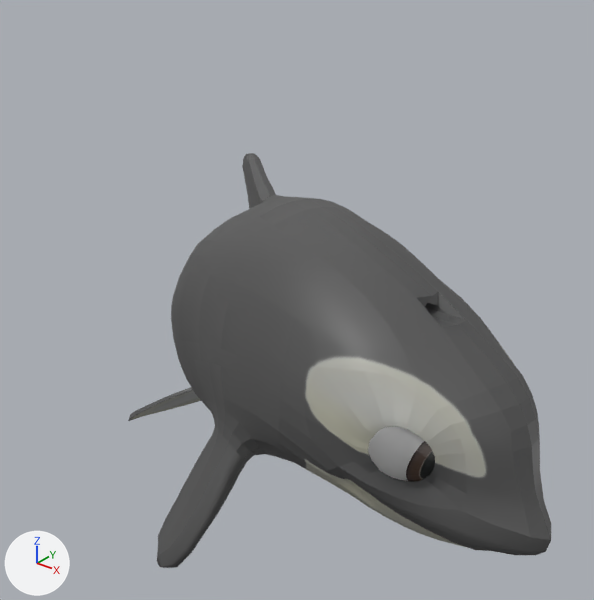
Two versions of the FBX model FirstPersonWhale/Assets/Animation/scarlet_rock_point_idle.fbx, one commit apart.
The view is the same before and after, from a camera (50 mm lens) standing at (2.31, -2.76, 1.46) and looking at (0.37, -0.34, -0.05). Lighting does not change. The marker at lower left points along +X, +Y and +Z. Both versions are drawn at frame 91 of the action 'Take 001'; the numbers are the values there.

Names of what the first picture shows: 'luna:luna_geo', 'luna:right_eye_geo'.
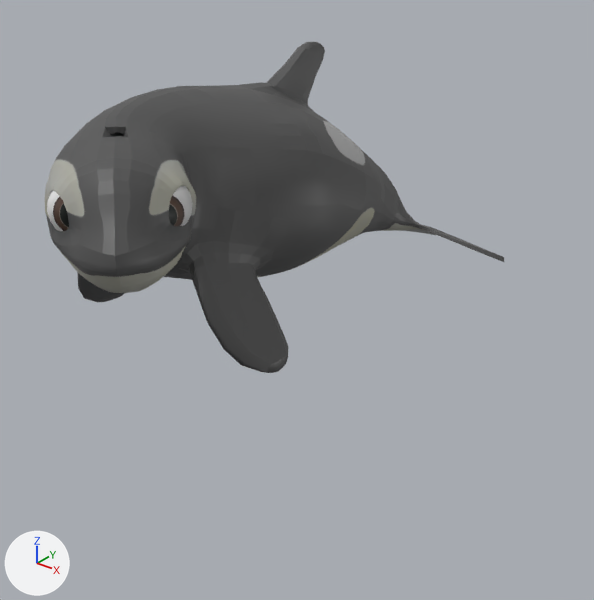
Where the change shows, as pixel boxes [x1, y1, x2, y2] in the pictures (594 x 600 px):
'luna:luna_geo', posed (8% wider, 20% shorter)
    before: [128, 153, 551, 568]
    after: [45, 41, 504, 373]
'luna:right_eye_geo', posed
    before: [368, 426, 435, 481]
    after: [47, 190, 69, 231]
'luna:left_eye_geo', posed (not visible before)
    after: [169, 186, 193, 226]
bone 'luna:center_root_bind_joint', root to tip
    before: (338, 351) to (332, 234)
    after: (142, 190) to (145, 106)
bone 'luna:center_chest_bind_joint', root to tip
    before: (296, 318) to (278, 172)
    after: (225, 179) to (243, 64)
bone 'luna:center_tail_1_bind_joint', root to tip
    before: (268, 323) to (257, 251)
    after: (292, 183) to (305, 123)
bone 'luna:center_neck_bind_joint', root to tip
    before: (338, 351) to (343, 297)
    after: (142, 190) to (139, 150)
bone 'luna:center_head_bind_joint', root to tip
    before: (375, 374) to (409, 301)
    after: (126, 202) to (120, 138)

The change in detail:
Bone 'luna:center_root_bind_joint' (bone_luna_center_root_bind_joint) moves from (-40.4, -2.5, 120.7) to (0.2, 5.4, 0.0).
Bone 'luna:center_root_bind_joint' (bone_luna_center_root_bind_joint) turns from (-19, 51, -27) to (0, 0, -11) degrees about its own x, y and z.
Bone 'luna:center_chest_bind_joint' (bone_luna_center_chest_bind_joint) turns from (-1, 0, -11) to (0, 0, -4) degrees about its own x, y and z.
Bone 'luna:center_tail_1_bind_joint' (bone_luna_center_tail_1_bind_joint) turns from (0, 0, -1) to (0, 0, 3) degrees about its own x, y and z.
Bone 'luna:center_neck_bind_joint' (bone_luna_center_neck_bind_joint) turns from (4, 21, 17) to (0, 26, 10) degrees about its own x, y and z.
Bone 'luna:center_head_bind_joint' (bone_luna_center_head_bind_joint) turns from (3, 5, 18) to (0, 21, 0) degrees about its own x, y and z.
